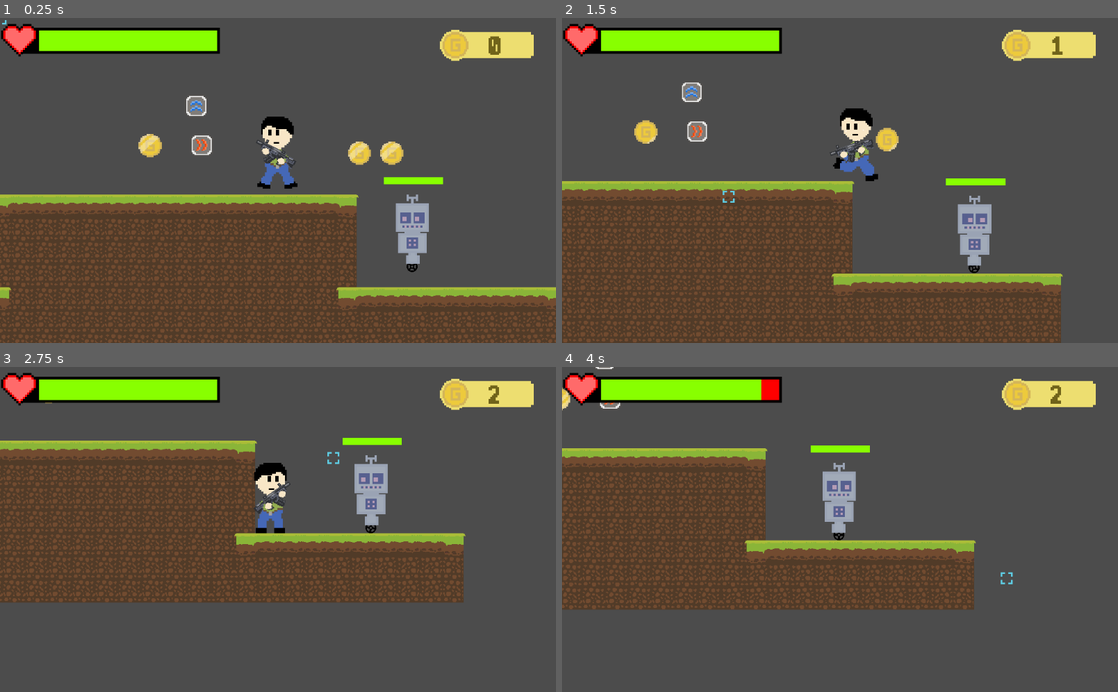
Above: before the commit, frames 1-4 (two rows, left to right).
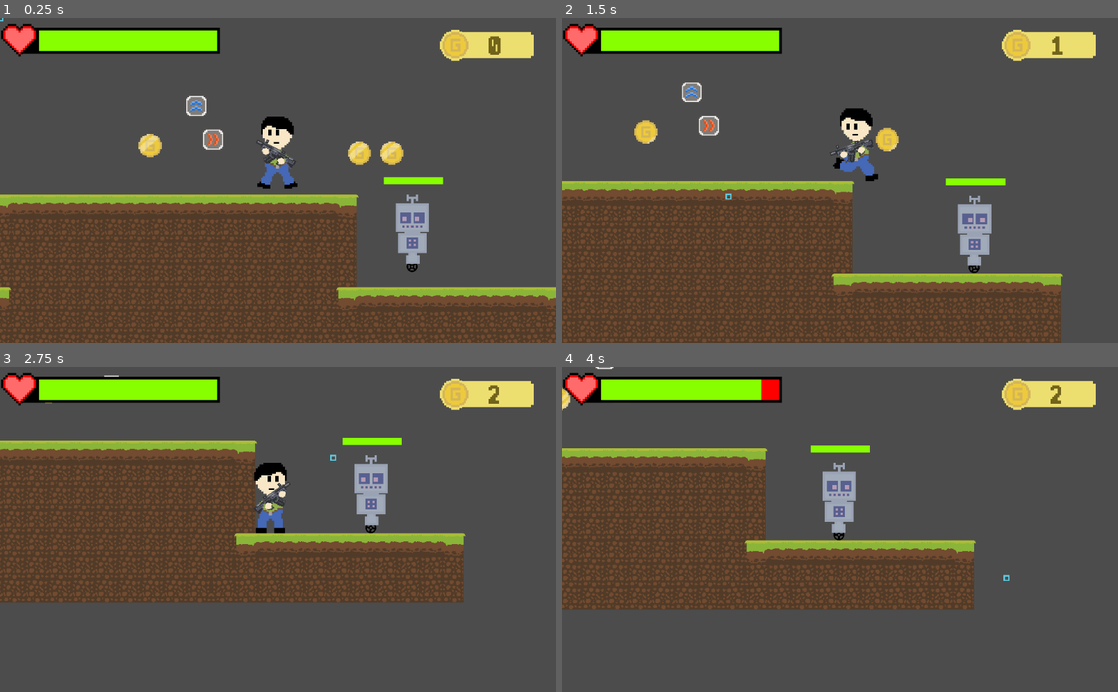
Above: after the commit, the same moments.

Repository: megarubber/green
Game: Godot game, scene res://levels/TestLevel.tscn
Same seed, same stepped clock (60 frames per second), same inputs: the game is played once before the commit and once after it.
Inputs (mouse positions are in pixels of both pictures, inside the frame that each line leads up to):
- Up to frame 1 (0.25 s): no input
- Up to frame 2 (1.5 s): move the mouse to (962, 164) at 0.52 s; hold Right (ui_right) from 0.53 s (still down); tap Up (ui_up) at 0.77 s; move the mouse to (728, 196) at 1.27 s
- Up to frame 3 (2.75 s): tap Up (ui_up) at 1.52 s; move the mouse to (333, 458) at 2.02 s; release Right (ui_right) at 2.03 s; hold Left (ui_left) from 2.03 s (still down)
- Up to frame 4 (4 s): move the mouse to (812, 594) at 2.77 s; release Left (ui_left) at 2.78 s; hold Right (ui_right) from 2.78 s (still down); tap Up (ui_up) at 3.02, 3.77 s; move the mouse to (1006, 578) at 3.52 s

The runs differ from the first frame. In frame 1, 0.4% of the frame differs, in the area x 0-41%, y 0-43%; in frame 2, 0.4%, in the area x 22-32%, y 30-57%; in frame 3, less than 0.1%; in frame 4, 0.1%.

Commit message:
fix: aim

Diff:
--- a/levels/TestLevel.tscn
+++ b/levels/TestLevel.tscn
@@ -384,7 +384,7 @@
 [node name="PowerUps" type="Node2D" parent="."]
 
 [node name="PowerUp" parent="PowerUps" instance=ExtResource( 7 )]
-position = Vector2( 77, -137 )
+position = Vector2( 109, -153 )
 scale = Vector2( 4, 4 )
 
 [node name="PowerUp2" parent="PowerUps" instance=ExtResource( 7 )]
@@ -396,4 +396,3 @@
 
 [node name="Mouse" parent="." instance=ExtResource( 8 )]
 scale = Vector2( 4, 4 )
-frame = 0
--- a/others/mouse/Mouse.gd
+++ b/others/mouse/Mouse.gd
@@ -3,5 +3,5 @@
 func _ready():
 	Input.set_mouse_mode(Input.MOUSE_MODE_HIDDEN)
 
-func _process(delta):
+func _process(_delta):
 	global_position = get_global_mouse_position()
--- a/others/mouse/Mouse.tscn
+++ b/others/mouse/Mouse.tscn
@@ -20,5 +20,6 @@
 [node name="Mouse" type="AnimatedSprite"]
 frames = SubResource( 1 )
 animation = "cursor"
+frame = 1
 playing = true
 script = ExtResource( 3 )
Not shown, changed: ideias.txt
